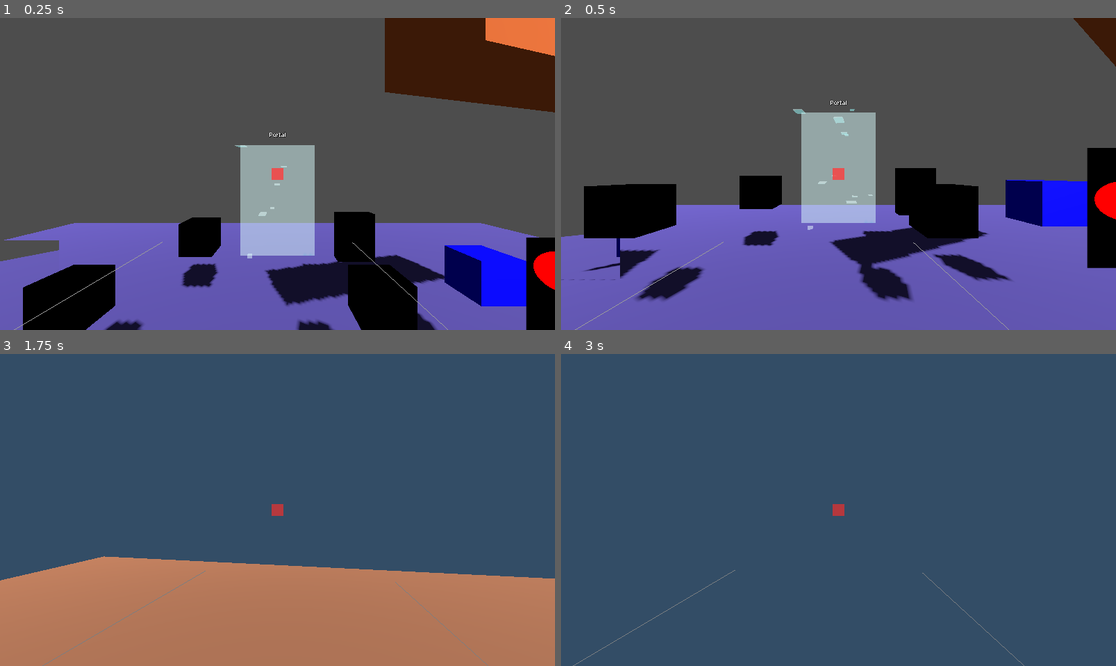
Above: before the commit, frames 1-4 (two rows, left to right).
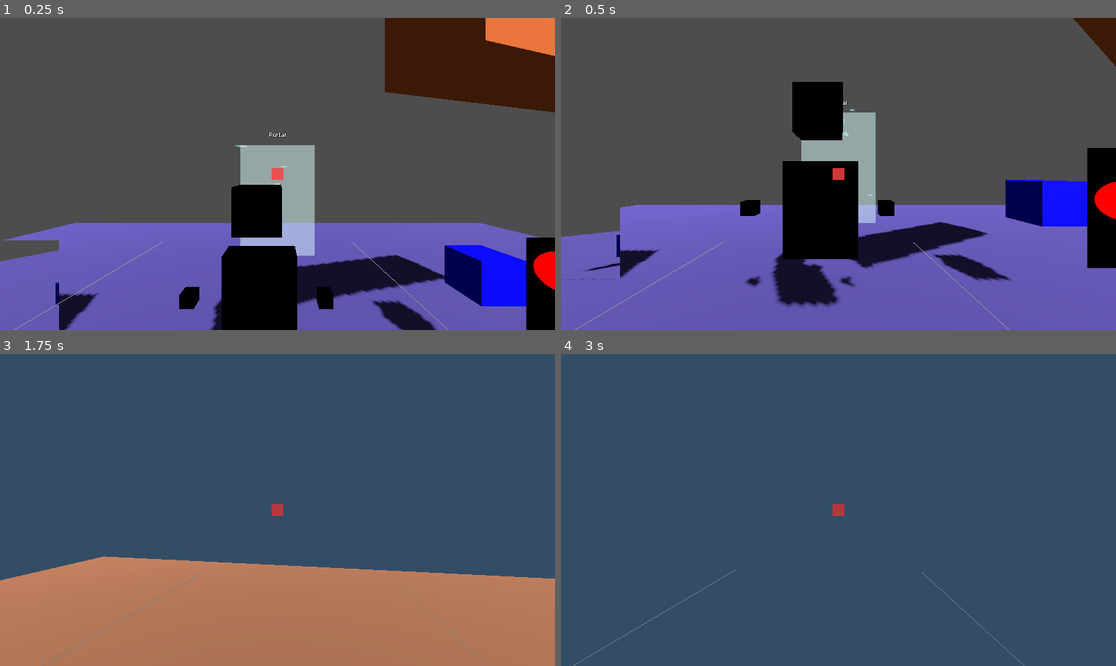
Above: after the commit, the same moments.

Repository: jvastola/GodotPhysicsRig
Game: Godot game, scene res://MainScene.tscn
Same seed, same stepped clock (60 frames per second), same inputs: the game is played once before the commit and once after it.
Inputs (mouse positions are in pixels of both pictures, inside the frame that each line leads up to):
- Up to frame 1 (0.25 s): no input
- Up to frame 2 (0.5 s): no input
- Up to frame 3 (1.75 s): move the mouse to (305, 510) at 0.52 s; hold Shift (sprint) 0.53-1.28 s; hold W (move_forward) from 0.53 s (still down); click (305, 510) at 0.67 s; tap Space (jump) at 0.77, 1.52 s; move the mouse to (249, 510) at 1.27 s; click (249, 510) at 1.35 s
- Up to frame 4 (3 s): keep holding W (move_forward); move the mouse to (849, 503) at 2.02 s; hold Shift (sprint) 2.03-2.78 s; move the mouse to (832, 516) at 2.77 s; click (832, 516) at 2.85 s

The runs differ from the first frame. In frame 1, 14% of the frame differs, in the area x 4-76%, y 53-100%; in frame 2, 16%, in the area x 4-76%, y 20-93%; in frame 3, less than 0.1%; in frame 4, nothing differs.

Commit message:
feat(grid_painter): add reset_saved_grid_data_button to reset grid data; enhance debugging capabilities

Diff:
--- a/MainScene.tscn
+++ b/MainScene.tscn
@@ -145,7 +145,7 @@
 body_subdivisions = Vector3i(8, 4, 3)
 
 [node name="GridTargetLeft" type="MeshInstance3D" parent="GridPainterTest"]
-transform = Transform3D(1, 0, 0, 0, 1, 0, 0, 0, 1, -2, 1, -2)
+transform = Transform3D(0.3, 0, 0, 0, 0.3, 0, 0, 0, 0.3, -0.86553, 1, -2)
 mesh = SubResource("BoxMesh_left_hand_grid")
 
 [node name="GridTargetLeftArea" type="Area3D" parent="GridPainterTest/GridTargetLeft"]
@@ -156,7 +156,7 @@
 shape = SubResource("BoxShape3D_left_hand_grid")
 
 [node name="GridTargetRight" type="MeshInstance3D" parent="GridPainterTest"]
-transform = Transform3D(1, 0, 0, 0, 1, 0, 0, 0, 1, 1, 1, -2)
+transform = Transform3D(0.3, 0, 0, 0, 0.3, 0, 0, 0, 0.3, 0.463789, 1, -2)
 mesh = SubResource("BoxMesh_right_hand_grid")
 
 [node name="GridTargetRightArea" type="Area3D" parent="GridPainterTest/GridTargetRight"]
@@ -167,7 +167,7 @@
 shape = SubResource("BoxShape3D_right_hand_grid")
 
 [node name="GridTargetHead" type="MeshInstance3D" parent="GridPainterTest"]
-transform = Transform3D(1, 0, 0, 0, 1, 0, 0, 0, 1, -1.5, 1, -4)
+transform = Transform3D(0.7, 0, 0, 0, 0.7, 0, 0, 0, 0.7, -0.174123, 1.89462, -1.91268)
 mesh = SubResource("BoxMesh_head_grid")
 
 [node name="GridTargetHeadArea" type="Area3D" parent="GridPainterTest/GridTargetHead"]
@@ -178,7 +178,7 @@
 shape = SubResource("BoxShape3D_head_grid")
 
 [node name="GridTargetBody" type="MeshInstance3D" parent="GridPainterTest"]
-transform = Transform3D(1, 0, 0, 0, 1, 0, 0, 0, 1, 1.5, 1, -4)
+transform = Transform3D(1, 0, 0, 0, 1, 0, 0, 0, 1, -0.167079, 1, -2.018)
 mesh = SubResource("BoxMesh_body_grid")
 
 [node name="GridTargetBodyArea" type="Area3D" parent="GridPainterTest/GridTargetBody"]
--- a/XRPlayer.tscn
+++ b/XRPlayer.tscn
@@ -12,8 +12,7 @@
 radius = 0.2
 height = 0.5
 
-[sub_resource type="SphereMesh" id="SphereMesh_head"]
-flip_faces = true
+[sub_resource type="BoxMesh" id="BoxMesh_xxbg3"]
 
 [sub_resource type="BoxMesh" id="BoxMesh_l588l"]
 size = Vector3(0.36, 0.36, 0.36)
@@ -68,13 +67,13 @@
 mass = 2.0
 
 [node name="CollisionShape3D" type="CollisionShape3D" parent="PlayerBody"]
-transform = Transform3D(1, 0, 0, 0, 1, 0, 0, 0, 1, 0, 0.92117, 0)
+transform = Transform3D(1, 0, 0, 0, 1, 0, 0, 0, 1, 0, 0.198589, 0)
 shape = SubResource("CapsuleShape3D_body")
 
 [node name="BodyMesh" type="MeshInstance3D" parent="PlayerBody/CollisionShape3D"]
-visible = false
-cast_shadow = 0
-mesh = SubResource("SphereMesh_head")
+transform = Transform3D(0.7, 0, 0, 0, 0.8, 0, 0, 0, 0.5, 0, 0, 0)
+cast_shadow = 0
+mesh = SubResource("BoxMesh_xxbg3")
 skeleton = NodePath("../../XROrigin3D/XRCamera3D")
 
 [node name="XROrigin3D" type="XROrigin3D" parent="PlayerBody"]
@@ -83,13 +82,15 @@
 
 [node name="XRCamera3D" type="XRCamera3D" parent="PlayerBody/XROrigin3D"]
 
-[node name="HeadMesh" type="MeshInstance3D" parent="PlayerBody/XROrigin3D/XRCamera3D"]
+[node name="HeadArea" type="Area3D" parent="PlayerBody/XROrigin3D/XRCamera3D" groups=["player"]]
+transform = Transform3D(1, 0, 0, 0, 1, 0, 0, 0, 1, 0, 0.747557, 0)
+collision_layer = 2
+
+[node name="HeadMesh" type="MeshInstance3D" parent="PlayerBody/XROrigin3D/XRCamera3D/HeadArea"]
 transform = Transform3D(-0.69, 9.10311e-05, -0.00069234, -9.16451e-05, -0.69, 0.00060858, -0.000692265, 0.000608665, 0.689999, 0, 0, 0)
 cast_shadow = 0
 mesh = SubResource("BoxMesh_l588l")
-
-[node name="HeadArea" type="Area3D" parent="PlayerBody/XROrigin3D/XRCamera3D" groups=["player"]]
-collision_layer = 2
+skeleton = NodePath("../..")
 
 [node name="HeadCollisionShape" type="CollisionShape3D" parent="PlayerBody/XROrigin3D/XRCamera3D/HeadArea"]
 shape = SubResource("SphereShape3D_head")
--- a/grid_painter.gd
+++ b/grid_painter.gd
@@ -37,6 +37,16 @@
 @export var body_subdivisions: Vector3i = Vector3i(8, 4, 2)
 
 @export var developer_mode: bool = false
+@export_group("Debug")
+var _reset_saved_grid_data_button := false
+@export var reset_saved_grid_data_button: bool:
+	get:
+		return _reset_saved_grid_data_button
+	set(value):
+		if value:
+			reset_grid_data()
+		_reset_saved_grid_data_button = false
+@export_group("")
 
 const FACE_DEFS: Array = [
 	{"n": Vector3(0, 0, 1), "u": Vector3(1, 0, 0), "v": Vector3(0, 1, 0)},
